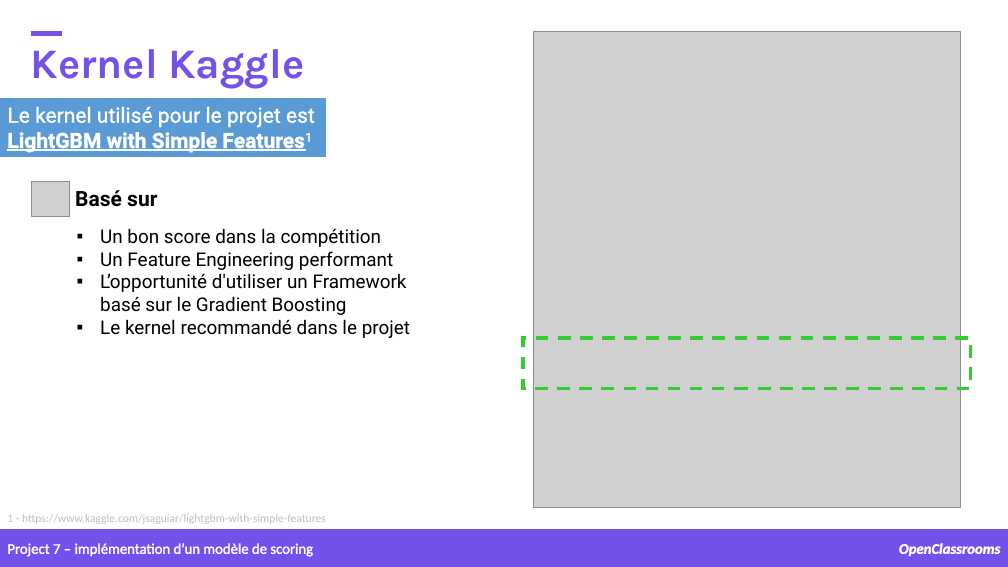
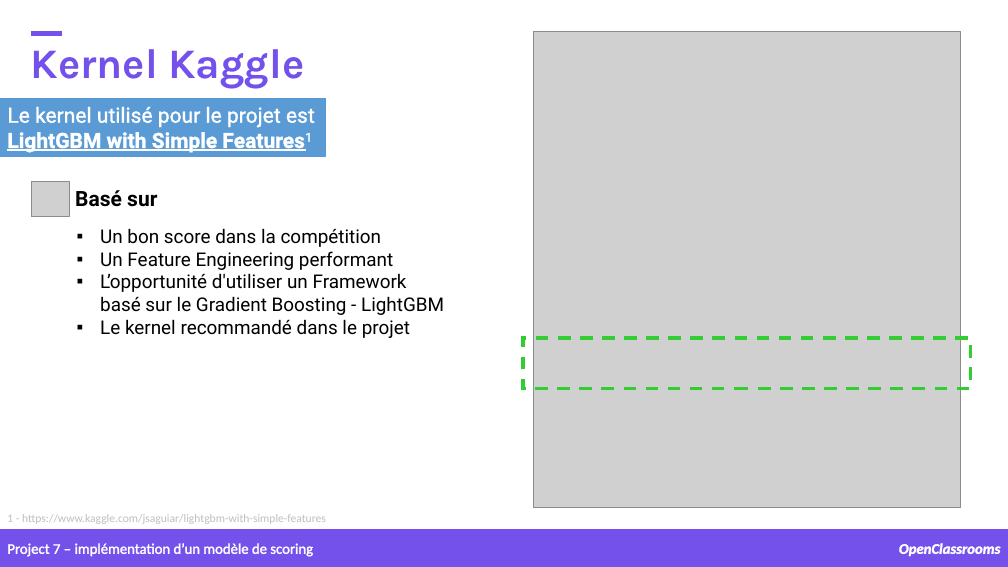
Before and after one commit to samirhinojosa/OC-P7-IMPLEMENT-A-SCORING-MODEL, a slide deck: slide 8 of supports/P7_presentation_final.pptx. Drawn at 1008x567 pixels with LibreOffice and Linux fonts; fonts in the diff are those of the drawing; grey boxes stand for pictures; background and template pictures are left out. Boxes give left, top, right and bottom in pixels: in the first picture for what was removed or moved away, otherwise in the second. Text is boxed around its words. In the diff, an @@ line names an element or a change of style, - is before the commit and + after.

```diff
--- a/supports/P7_presentation_final.pptx
+++ b/supports/P7_presentation_final.pptx
@@ text at (100, 273, 444, 315): text changed @@
-▪ L’opportunité d'utiliser un Framework basé sur le Gradient Boosting
+▪ L’opportunité d'utiliser un Framework basé sur le Gradient Boosting - LightGBM
```
Also in this commit, not shown: 4 other slides changed, 1 other file.
